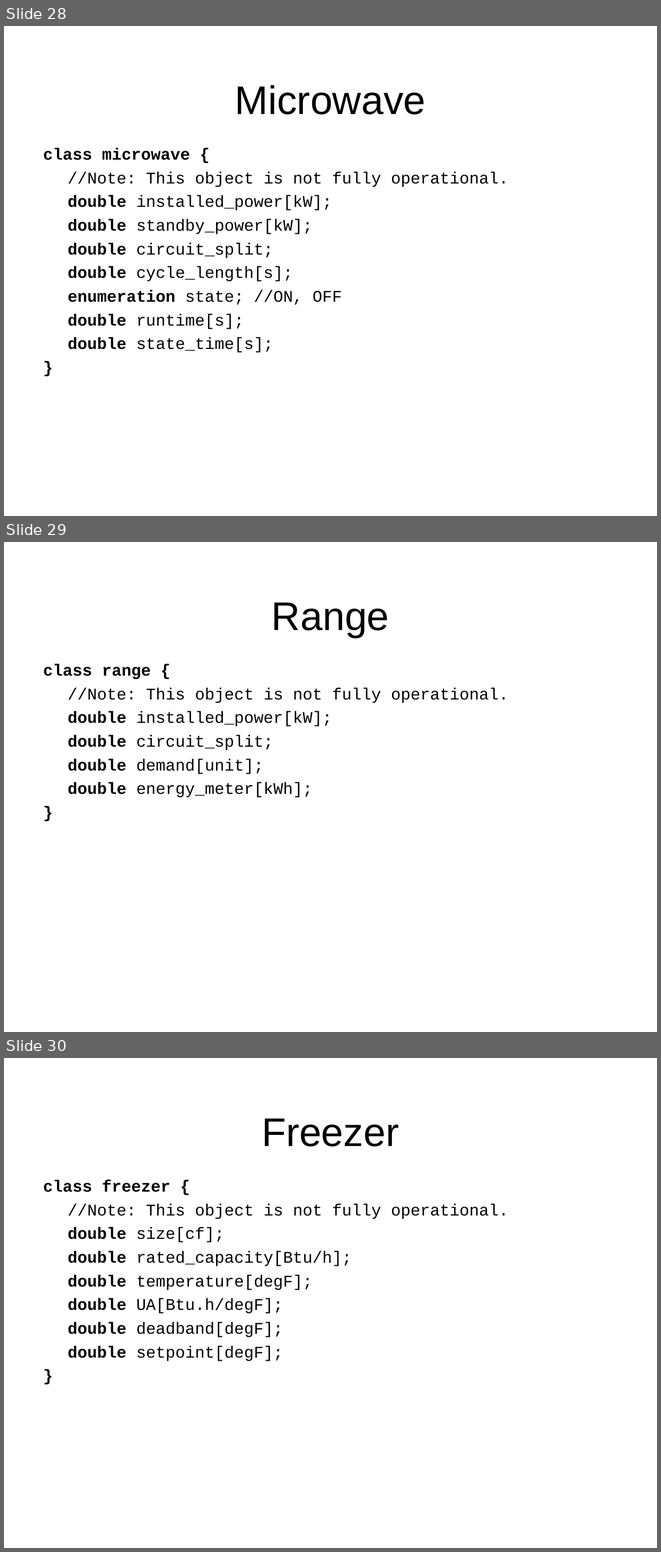
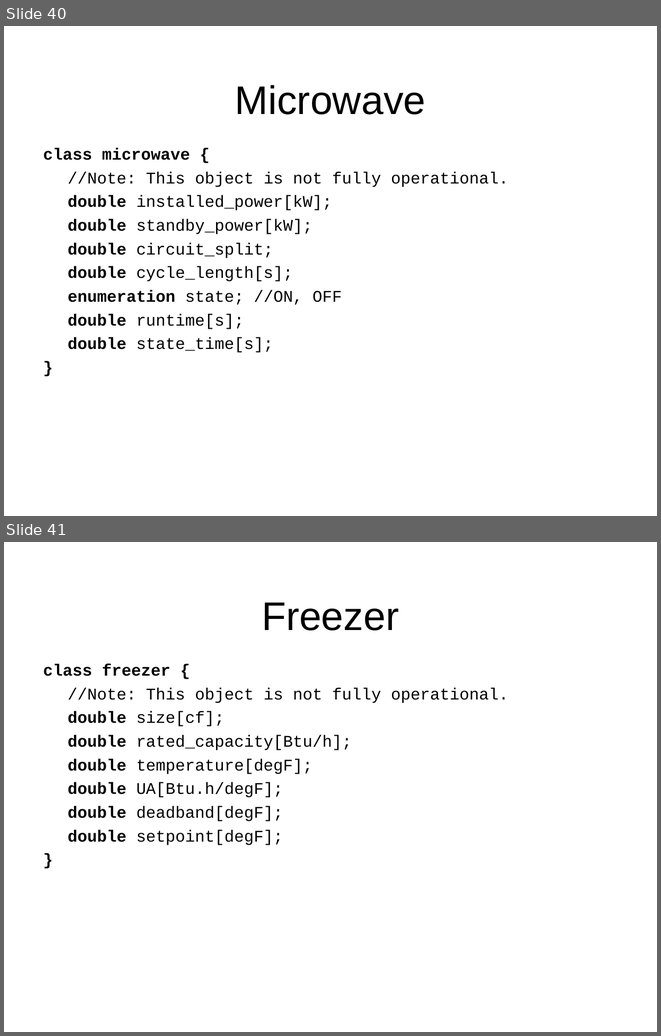
Before and after one commit to gridlab-d/course, a slide deck: ThreeDayCourse_v22/Day2/3.2 - Residential.ppt. Shown one above the other, each under a label of ours: slides 28, 29 and 30 before the commit, slides 40 and 41 after it. The pictures are 661x1552 and 661x1036 pixels, drawn with LibreOffice and Linux fonts; fonts in the diff are those of the drawing; background and template pictures are left out. Boxes give left, top, right and bottom in pixels: in the first picture for what was removed or moved away, otherwise in the second. Text is boxed around its words. In the diff, an @@ line names an element or a change of style, - is before the commit and + after.

Commit message:
Updated water heater,dishwasher, dryer, electric range, refrigerator, and clothes washer slides.

```diff
--- a/ThreeDayCourse_v22/Day2/3.2 - Residential.ppt
+++ b/ThreeDayCourse_v22/Day2/3.2 - Residential.ppt
@@ slide 29 removed at (x1=4, y1=542, x2=657, y2=1032), background picture (left out) @@
@@ title removed at (x1=272, y1=602, x2=389, y2=637) @@
-Range
@@ text removed at (x1=43, y1=664, x2=509, y2=797) @@
-class range {
-//Note: This object is not fully operational.
-double installed_power[kW];
-double circuit_split;
-double demand[unit];
-double energy_meter[kWh];
-}
@@ what was slide 28 is now slide 40 @@
@@ what was slide 30 is now slide 41 @@
```
Also in this commit, not shown: 15 slides added, 4 other slides removed.
